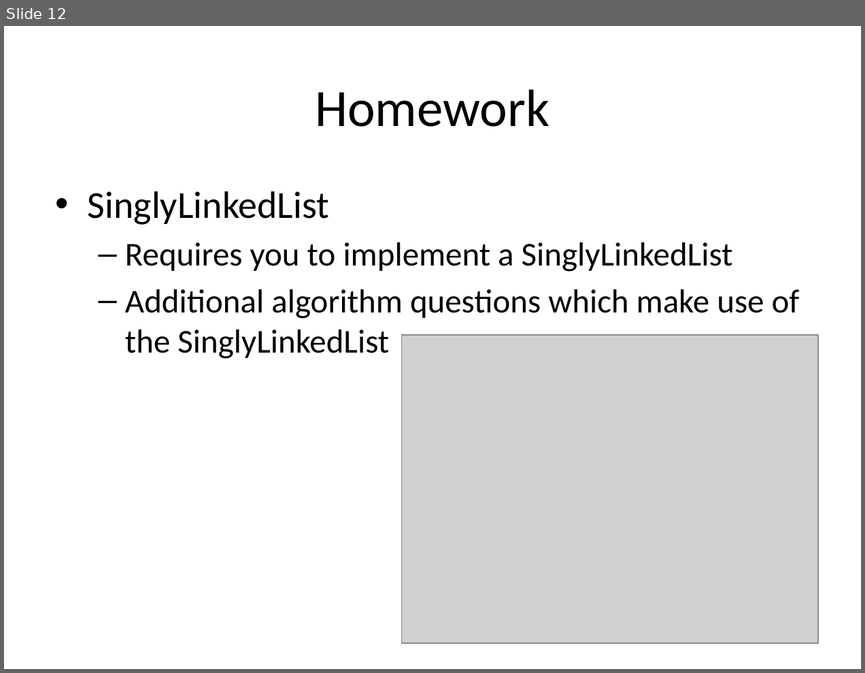
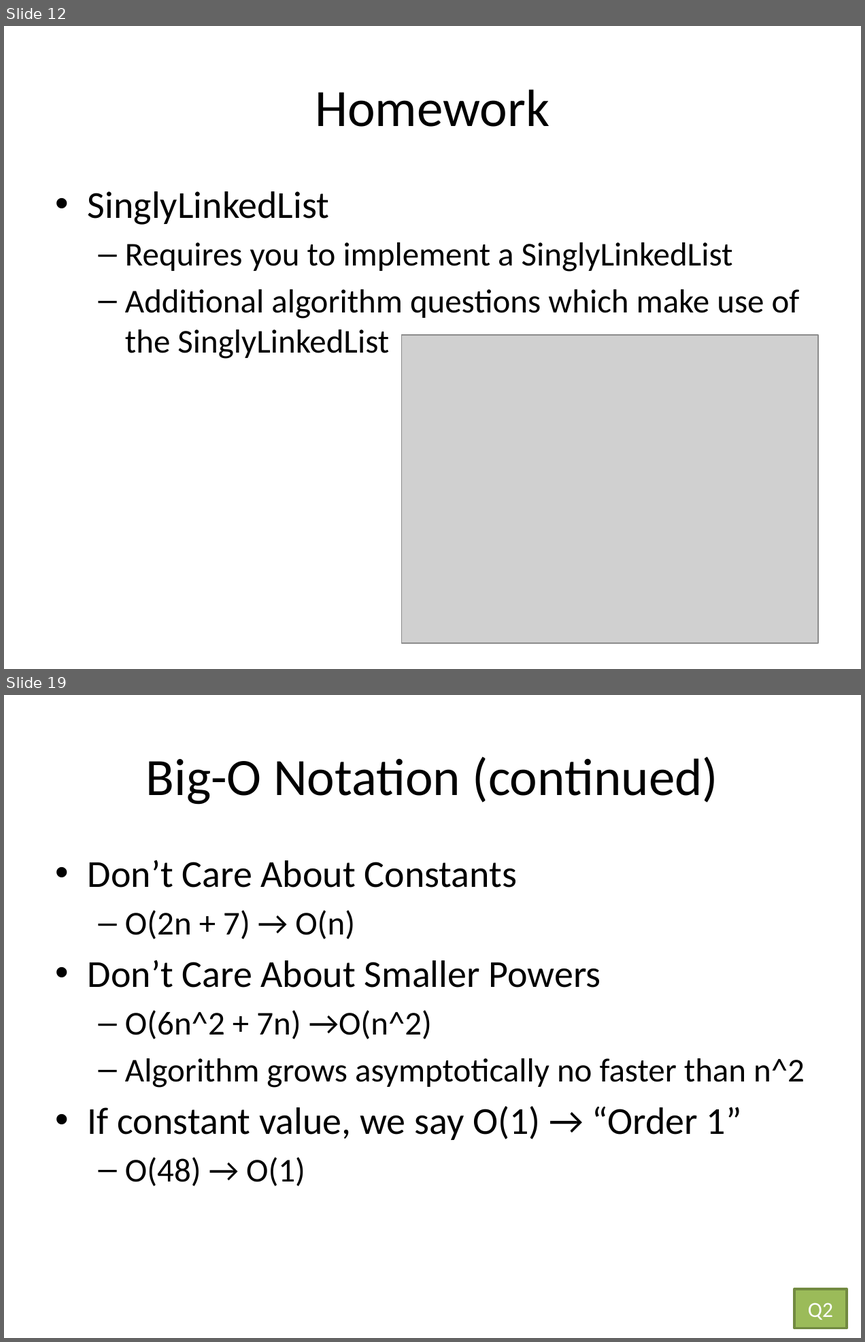
Before and after one commit to RHIT-CSSE/csse220, a slide deck: ClassMaterials/LinkedLists/Slides/LinkedLists.pptx. Shown one above the other, each under a label of ours: slide 12 before the commit, slides 12 and 19 after it; the slides between them are not shown. The pictures are 865x673 and 865x1342 pixels, drawn with LibreOffice and Linux fonts; fonts in the diff are those of the drawing; grey boxes stand for pictures. Boxes give left, top, right and bottom in pixels: in the first picture for what was removed or moved away, otherwise in the second. Text is boxed around its words. In the diff, an @@ line names an element or a change of style, - is before the commit and + after.

```diff
--- a/ClassMaterials/LinkedLists/Slides/LinkedLists.pptx
+++ b/ClassMaterials/LinkedLists/Slides/LinkedLists.pptx
@@ slide 19 added at <box>4,695,861,1338</box>, background #FFFFFF @@
@@ title added at <box>146,757,718,804</box>, 44 pt, text #000000 @@
+Big-O Notation (continued)
@@ text added at <box>88,860,804,1186</box>, 32 pt, text #000000 @@
+• Don’t Care About Constants
+  – O(2n + 7) → O(n)
+• Don’t Care About Smaller Powers
+  – O(6n^2 + 7n) →O(n^2)
+  – Algorithm grows asymptotically no faster than n^2
+• If constant value, we say O(1) → “Order 1”
+  – O(48) → O(1)
@@ rectangle added at <box>794,1289,847,1328</box>, fill #9BBB59, outline #738A42 2 pt, 18 pt, text #FFFFFF @@
+Q2
```
Also in this commit, not shown: 10 other slides added.
